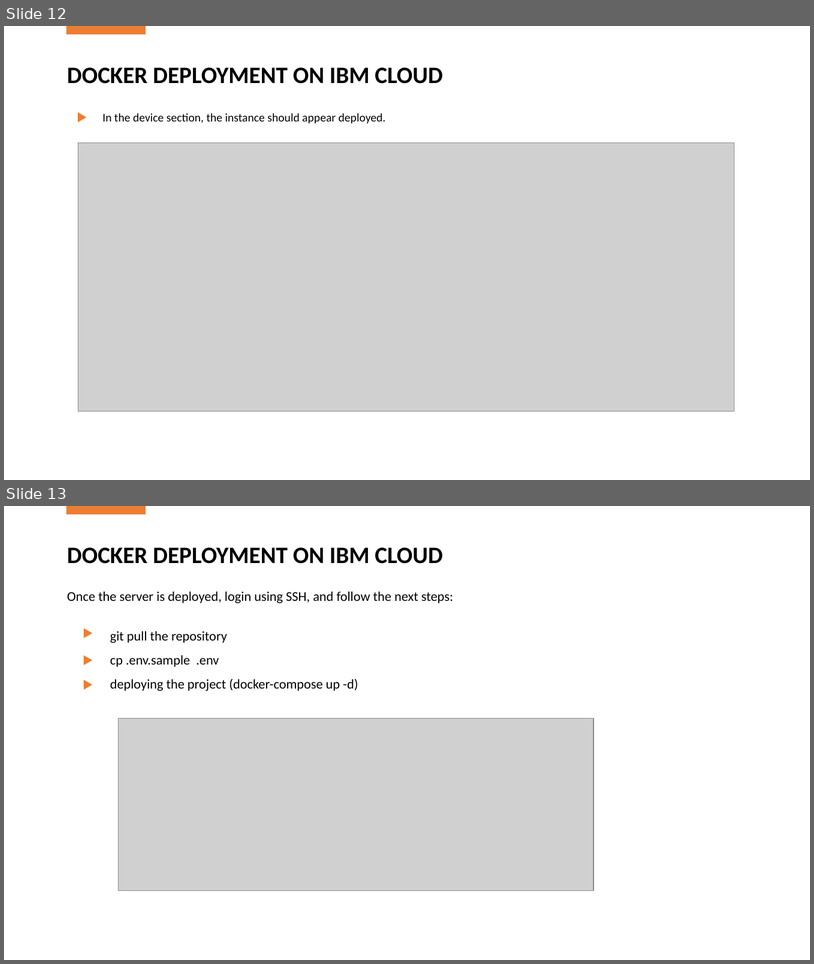
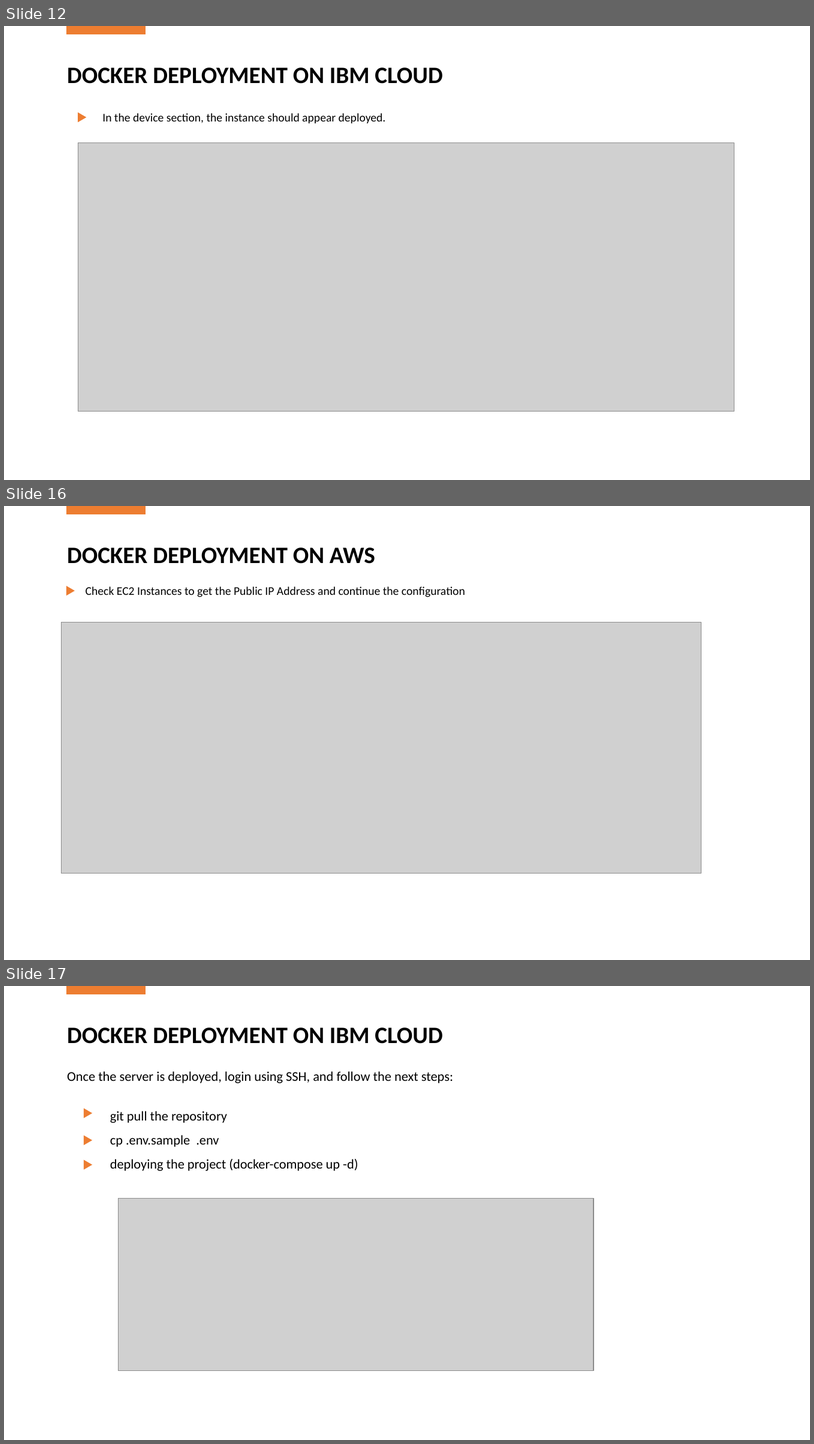
Before and after one commit to jkh400/random99, a slide deck: Final Project.pptx. Shown one above the other, each under a label of ours: slides 12 and 13 before the commit, slides 12, 16 and 17 after it; the slides between them are not shown. The pictures are 814x964 and 814x1444 pixels, drawn with LibreOffice and Linux fonts; fonts in the diff are those of the drawing; grey boxes stand for pictures. Boxes give left, top, right and bottom in pixels: in the first picture for what was removed or moved away, otherwise in the second. Text is boxed around its words. In the diff, an @@ line names an element or a change of style, - is before the commit and + after.

```diff
--- a/Final Project.pptx
+++ b/Final Project.pptx
@@ slide 16 added at <box>4,506,810,960</box>, background #FFFFFF @@
@@ rectangle added at <box>67,506,145,514</box>, fill #ED7D31, outline #ED7D31 1 pt @@
@@ text added at <box>67,547,375,564</box>, 28 pt, text #000000, bold @@
+DOCKER DEPLOYMENT ON AWS
@@ triangle added at <box>67,586,74,595</box>, fill #ED7D31, outline #ED7D31 1 pt @@
@@ text added at <box>86,586,465,597</box>, 14 pt, text #000000 @@
+Check EC2 Instances to get the Public IP Address and continue the configuration
@@ picture added at <box>61,622,702,873</box> @@
@@ what was slide 13 is now slide 17 @@
```
Also in this commit, not shown: 3 other slides added, 1 other file.
